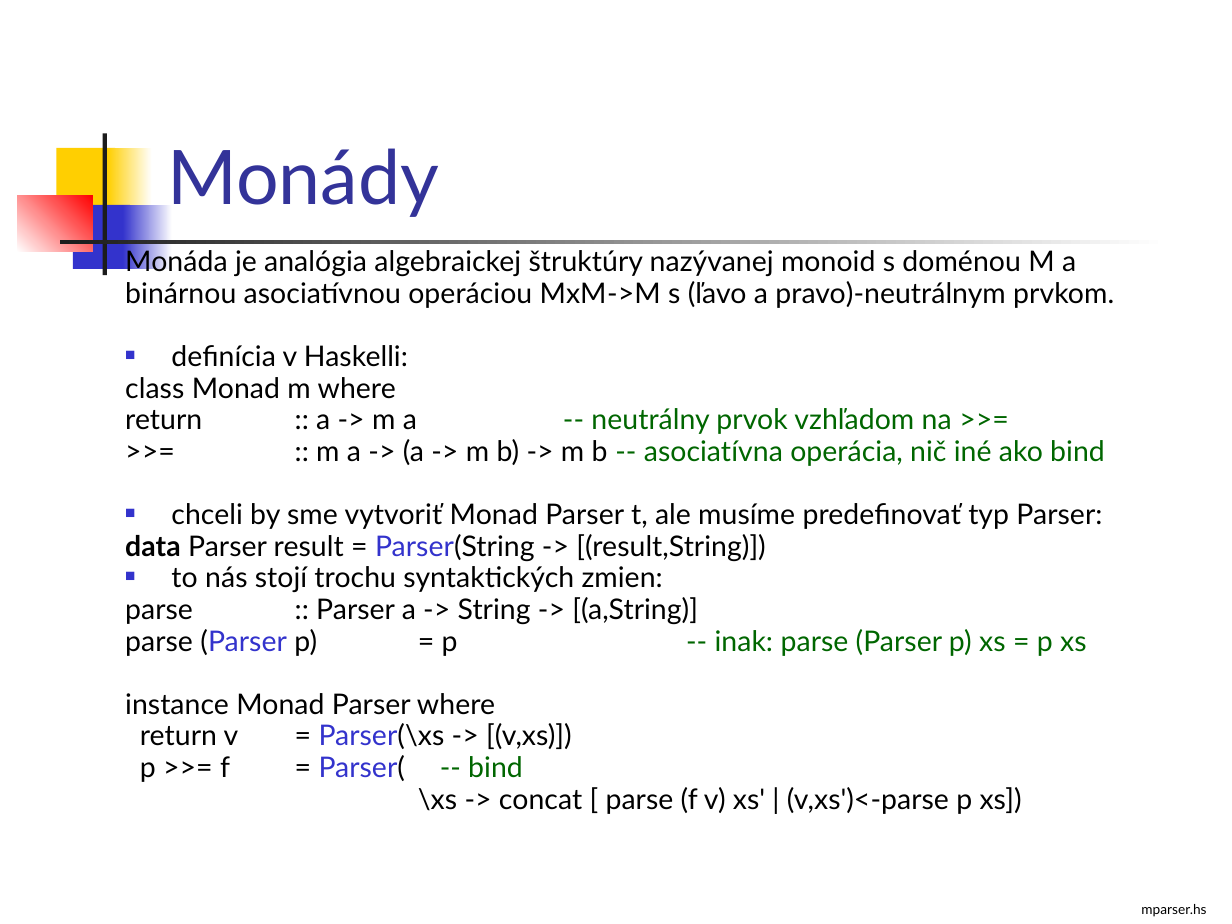
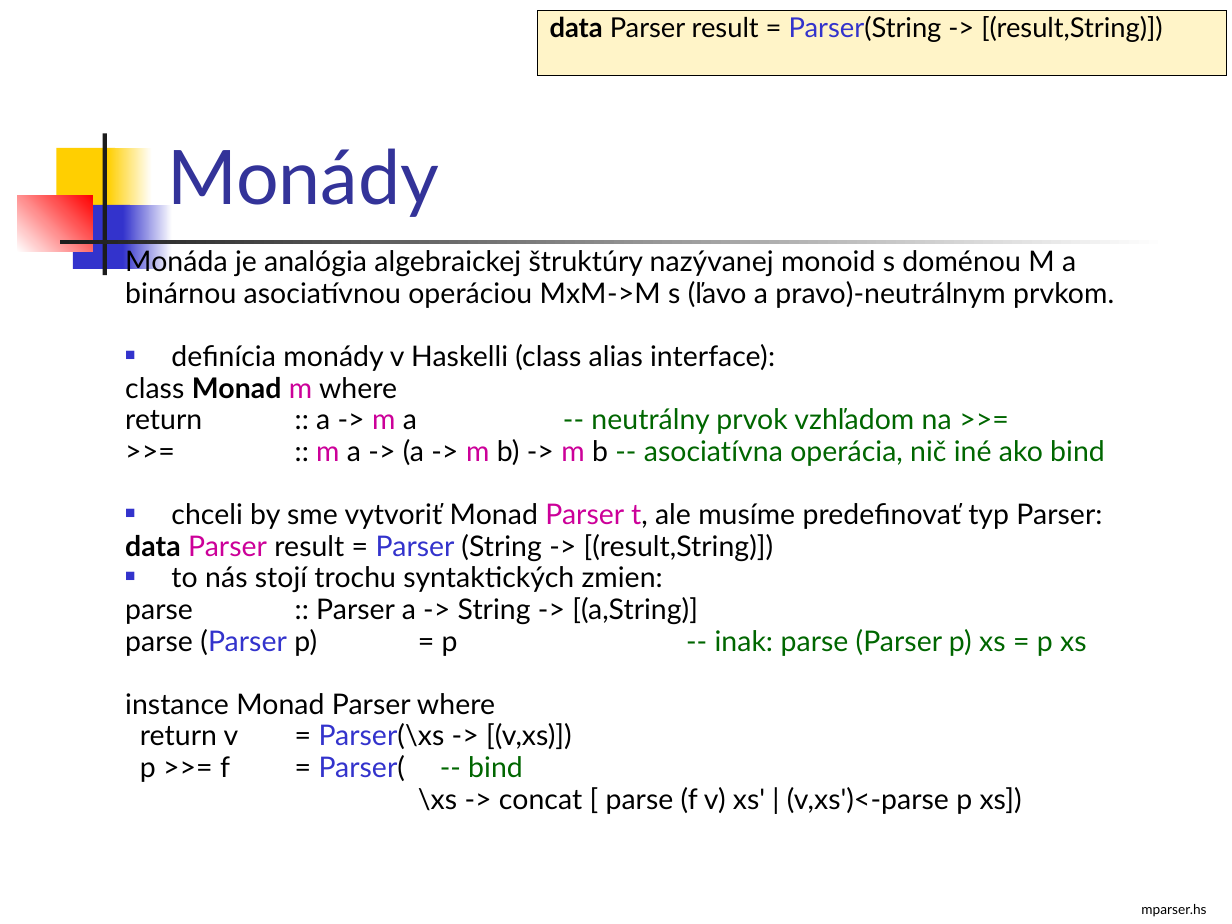
Before and after one commit to Funkcionalne/Prednasky, a slide deck: slide 11 of 10/10_fpro.ppt (slide 10 before the commit). Drawn at 1232x924 pixels with LibreOffice and Linux fonts; fonts in the diff are those of the drawing. Boxes give left, top, right and bottom in pixels: in the first picture for what was removed or moved away, otherwise in the second. Text is boxed around its words. In the diff, an @@ line names an element or a change of style, - is before the commit and + after.

```diff
--- a/10/10_fpro.ppt
+++ b/10/10_fpro.ppt
@@ rectangle added at box(537, 11, 1227, 76), fill #FFF4C8, outline #000000 0.74 pt, 16 pt, text #000000 @@
+data Parser result = Parser(String -> [(result,String)])
@@ text at box(171, 344, 775, 371): text changed @@
-■ definícia v Haskelli:
+■ definícia monády v Haskelli (class alias interface):
@@ text at box(125, 377, 1105, 529): text colour #000000 to #CC0099 in "m", "m", "m m m", "Parser t,"; bold on in "Monad" @@
@@ text at box(125, 534, 774, 561): spaces changed @@
-data Parser result = Parser(String -> [(result,String)])
+data Parser result = Parser (String -> [(result,String)])
```
Also in this commit, not shown: 22 other slides changed, 2 slides added, 2 other files.
